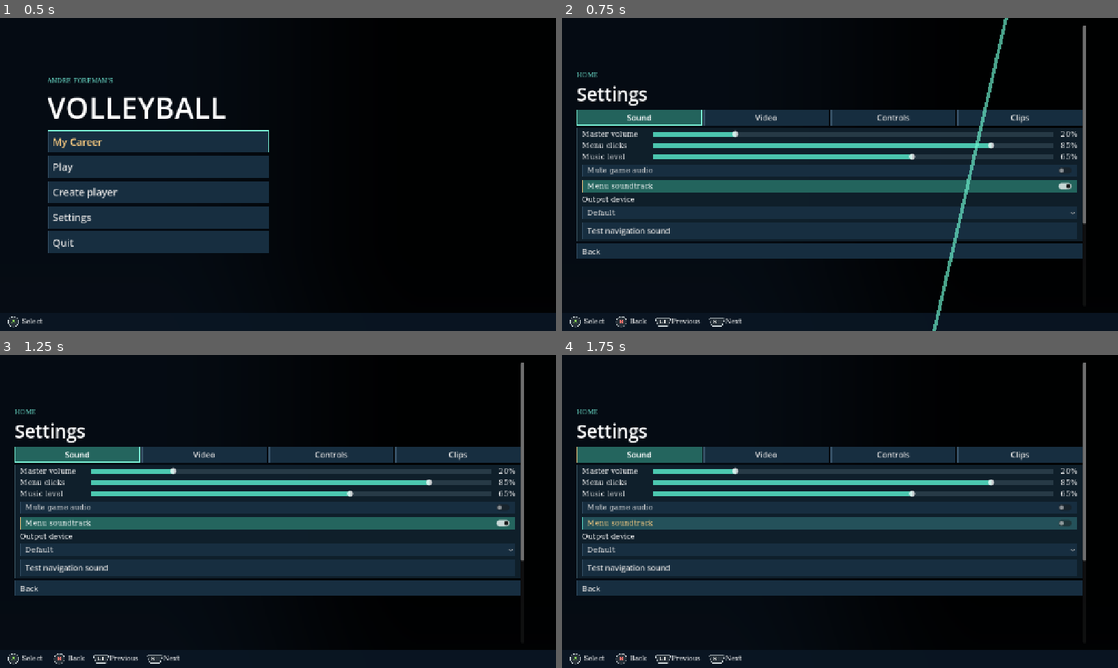
Above: before the commit, frames 1-4 (two rows, left to right).
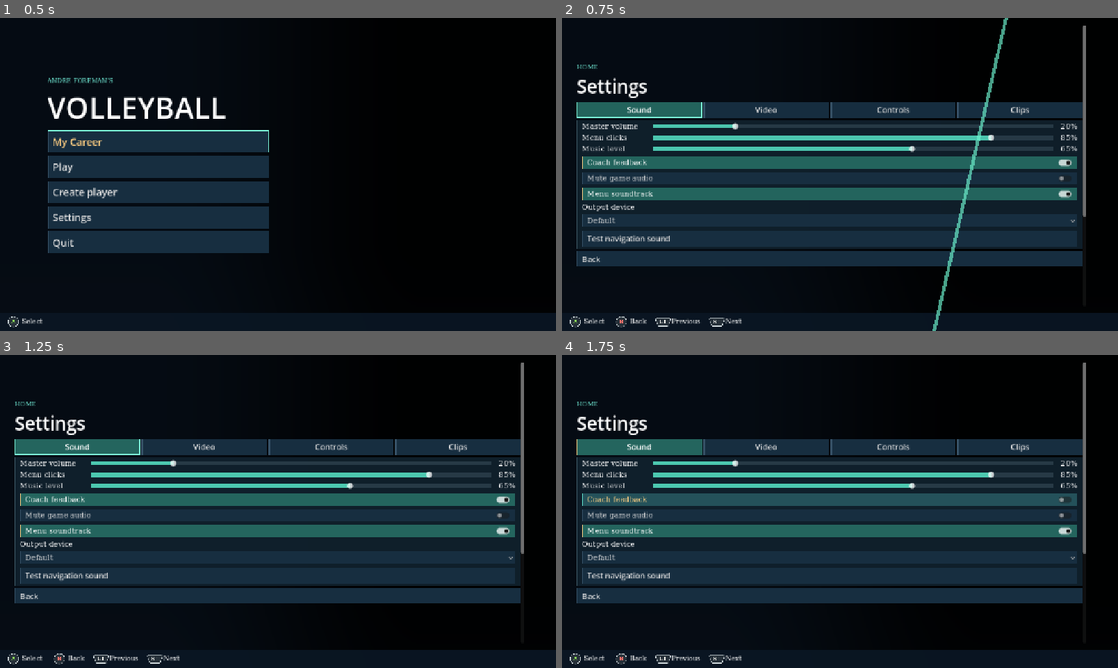
Above: after the commit, the same moments.

Repository: foreandr/volleyball
Game: Godot game, scene res://scenes/main.tscn
Same seed, same stepped clock (60 frames per second), same inputs: the game is played once before the commit and once after it. Sound files missing from this copy of the repository are replaced by a short silence.
Inputs:
- Up to frame 1 (0.5 s): no input
- Up to frame 2 (0.75 s): click "Settings" at 0.5 s
- Up to frame 3 (1.25 s): no input
- Up to frame 4 (1.75 s): click "Menu soundtrack" (after the commit: "Coach feedback") at 1.25 s

Frame 1 is identical in both runs. In frame 2, 21% of the frame differs, in the area x 2-95%, y 14-80%; in frame 3, 22%; in frame 4, 21%.

Commit message:
Fade into drills on hold and time pepper reception at the forearms

Diff:
--- a/scripts/career_opening.gd
+++ b/scripts/career_opening.gd
@@ -10,7 +10,9 @@
 var partner:Node3D
 const ROUTE := [Vector3(4.35,.04,-4.5),Vector3(4.35,.04,3.4),Vector3(-4.35,.04,3.4),Vector3(-4.35,.04,-4.5)]
 var leg:=0
-var queued:=false
+var enter_time:=0.
+var enter_meter:=ProgressBar.new()
+const COACH_SIDELINE:=Vector3(5.65,.04,4.)
 var runner_line:Array=[]
 var demo_outcomes:=preload("res://scripts/demo_outcomes.gd").new()
 var mistake_leg:=-1
@@ -66,6 +68,12 @@
 	line.add_theme_constant_override("outline_size",5)
 	captions.add_child(line)
 	captions.add_child(prompt)
+	captions.add_child(enter_meter)
+	enter_meter.custom_minimum_size=Vector2(92,5)
+	enter_meter.size_flags_horizontal=Control.SIZE_SHRINK_CENTER
+	enter_meter.show_percentage=false
+	enter_meter.max_value=1.
+	enter_meter.hide()
 	captions.hide()
 	add_child(film)
 	film.set_anchors_and_offsets_preset(Control.PRESET_FULL_RECT)
@@ -163,7 +171,7 @@
 			break
 	runner_line.erase(partner)
 	runner_line.erase(setter)
-	coach.position=Vector3(5.7,.04,.3)
+	coach.position=COACH_SIDELINE
 	plan_demo_runner()
 	partner.position=ROUTE[0]
 	partner.rotation.y=0.
@@ -177,13 +185,16 @@
 	world.add_child(marker)
 	for actor in watchers:
 		if not shuffle_steps.has(actor): shuffle_steps[actor]=preload("res://scripts/directional_footwork.gd").new(actor)
+	place_drill_captions()
+	run_prompt()
+
+func place_drill_captions() -> void:
 	captions.set_anchors_and_offsets_preset(Control.PRESET_CENTER_TOP)
 	captions.offset_left=-360
 	captions.offset_right=360
 	captions.offset_top=34
 	workout_label.horizontal_alignment=HORIZONTAL_ALIGNMENT_CENTER
 	prompt.alignment=BoxContainer.ALIGNMENT_CENTER
-	run_prompt()
 
 func run_prompt() -> void:
 	var segment:=leg%4
@@ -200,8 +211,8 @@
 
 func show_demo_prompt() -> void:
 	workout_label.hide()
-	prompt.visible=not queued
-	if not queued: training_prompt([[JOY_BUTTON_A,"Go next"]],"Enter to go next")
+	prompt.show()
+	training_prompt([[JOY_BUTTON_A,"Hold to enter the drill"]],"Hold Enter to enter the drill")
 
 func move_in_line(actor:Node3D,goal:Vector3,dt:float) -> bool:
 	var previous:=actor.position
@@ -292,14 +303,8 @@
 	runner_line.append(partner)
 	var tail_x:=3.3-(runner_line.size()-1)*1.05
 	exits[partner]=[Vector3(5.15,.04,partner.position.z),Vector3(5.15,.04,-6.6),Vector3(tail_x,.04,-6.6)]
-	if queued:
-		setter.position=ROUTE[0]
-		setter.rotation.y=0.
-		phase="footwork"
-		coach_motion.whistle_cue.signal_drill(coach)
-	else:
-		partner=runner_line.pop_front()
-		entering_lane=true
+	partner=runner_line.pop_front()
+	entering_lane=true
 	run_prompt()
 
 func reception_brief() -> void:
@@ -333,6 +338,10 @@
 	fade.tween_callback(curtain.hide)
 
 func pair_up() -> void:
+	place_drill_captions()
+	coach.position=COACH_SIDELINE
+	rings.participants=[setter]
+	rings.match_meter=pepper.meter
 	film.hide()
 	captions.show()
 	if marker.is_inside_tree(): marker.hide()
@@ -342,20 +351,62 @@
 	camera.fov=68.
 	camera.position=Vector3(0,5.8,-10.)
 	camera.look_at(Vector3(.7,1.,-.45))
-	training_prompt([[JOY_BUTTON_A,"Hold to receive"]],"Hold Space to receive")
+	training_prompt([[JOY_BUTTON_A,"Hold, then release at contact"]],"Hold Space, then release at contact")
 	pepper.demonstrating=CareerSession.progress()<5
 	pepper.configure(self,workout_label,CareerSession.progress())
 	if pepper.demonstrating:
 		phase="demo"
-		queued=false
 		show_demo_prompt()
 
 func finish_pepper() -> void:
 	phase="pepper_complete"
 	training_prompt([[JOY_BUTTON_A,"Continue"]],"Enter to continue")
 
+func enter_drill() -> void:
+	var was_footwork:=phase=="footwork_demo"
+	phase="handoff"
+	enter_time=0.
+	enter_meter.hide()
+	prompt.hide()
+	curtain.show()
+	curtain.z_index=20
+	curtain.modulate.a=0.
+	var fade:=create_tween()
+	fade.tween_property(curtain,"modulate:a",1.,.22)
+	fade.tween_callback(func():
+		speech_left=0.
+		if was_footwork:
+			partner.position=setter.position
+			runner_line.append(partner)
+			partner.play_action("idle",0.)
+			leg=0
+			entering_lane=false
+			setter.position=ROUTE[0]
+			setter.rotation.y=0.
+			corner_grace=CORNER_GRACE
+			phase="footwork"
+			run_prompt()
+		else:
+			pepper.start_human_turn()
+			phase="pepper"
+			workout_label.show()
+			prompt.show()
+			workout_label.text="%d / 5 passes"%pepper.score
+			training_prompt([[JOY_BUTTON_A,"Hold, then release at contact"]],"Hold Space, then release at contact")
+		coach_motion.whistle_cue.signal_drill(coach))
+	fade.tween_property(curtain,"modulate:a",0.,.28)
+	fade.tween_callback(curtain.hide)
+
+func receive_down() -> bool:
+	return Input.is_key_pressed(KEY_SPACE) or Input.is_key_pressed(KEY_ENTER) or (pad()>=0 and Input.is_joy_button_pressed(pad(),Xbox.physical(JOY_BUTTON_A)))
+
 func _process(delta:float) -> void:
 	elapsed+=delta
+	if phase in ["demo","footwork_demo"]:
+		enter_time=enter_time+delta if receive_down() else 0.
+		enter_meter.value=enter_time
+		enter_meter.visible=enter_time>0.
+		if enter_time>=1.: enter_drill()
 	update_speech(delta)
 	if phase!="montage":
 		for seat in seats_in_use: seat.update()
@@ -374,14 +425,6 @@
 	elif phase in ["pepper","demo"]:
 		GroundControls.face(coach,pepper.pairs[0].receiver.position-coach.position,delta,3.)
 		pepper.tick(delta)
-		if phase=="demo" and queued and pepper.pairs[0].age>=2.95:
-			pepper.start_human_turn()
-			phase="pepper"
-			workout_label.show()
-			prompt.show()
-			coach_motion.whistle_cue.signal_drill(coach)
-			workout_label.text="%d / 5 passes"%pepper.score
-			training_prompt([[JOY_BUTTON_A,"Hold to receive"]],"Hold Space to receive")
 	if coach and coach.has_meta("coach_face"):
 		var talking:=(phase=="welcome" and elapsed<8.) or phase=="gather" or (speaker==coach and speech_left>0.)
 		coach.get_meta("coach_face").set_shader_parameter("shout",(.24+.18*sin(elapsed*19.)) if talking else 0.)
@@ -391,16 +434,18 @@
 		training_prompt([[JOY_BUTTON_A,"Start practice"]],"Enter to start practice")
 
 func _input(event:InputEvent) -> void:
-	if phase in ["footwork_demo","demo"] and event.is_action_pressed("ui_accept"):
-		queued=true
-		show_demo_prompt()
-		get_viewport().set_input_as_handled()
-	elif event.is_action_pressed("ui_accept") and phase=="ready":
+	if event.is_action_pressed("ui_accept") and phase=="ready":
 		get_viewport().set_input_as_handled()
 		if CareerSession.checkpoint("footwork",0): begin_run()
-	elif phase=="pepper" and (event.is_action_pressed("ui_accept") or event.is_action_released("ui_accept")):
-		pepper.button(event.is_action_pressed("ui_accept"))
-		get_viewport().set_input_as_handled()
-	elif (phase=="pepper_complete" and event.is_action_pressed("ui_accept")) or (phase in ["footwork","pepper","pepper_complete"] and event.is_action_pressed("ui_cancel")):
+	elif phase=="pepper":
+		if event is InputEventJoypadButton and event.button_index==Xbox.physical(JOY_BUTTON_A):
+			pepper.button(event.pressed)
+			get_viewport().set_input_as_handled()
+			return
+		if event is InputEventKey and event.keycode in [KEY_SPACE,KEY_ENTER] and not event.echo:
+			pepper.button(event.pressed)
+			get_viewport().set_input_as_handled()
+			return
+	if (phase=="pepper_complete" and event.is_action_pressed("ui_accept")) or (phase in ["footwork","pepper","pepper_complete"] and event.is_action_pressed("ui_cancel")):
 		get_viewport().set_input_as_handled()
 		MenuPresentation.load_scene("res://scenes/story.tscn")
--- a/scripts/indoor_practice.gd
+++ b/scripts/indoor_practice.gd
@@ -1856,7 +1856,7 @@
 	shape_catch_hands()
 	begin("set_contact")
 
-var bubble := PanelContainer.new()
+var bubble := Panel.new()
 var words := Label.new()
 var speaker: Node3D
 var speech_left := 0.0
@@ -1867,6 +1867,7 @@
 var gesture_keys:Dictionary={}
 
 func coach_react(event:String) -> void:
+	if not StorySession.game_options.get_value("presentation","coach_feedback",true): return
 	if speech_left>0. and speaker!=coach: return
 	if randf()>.75: return
 	var quip:=preload("res://scripts/coach_reactions.gd").line(event)
@@ -1909,9 +1910,14 @@
 func say(actor: Node3D, speech: String, seconds: float) -> void:
 	speaker = actor
 	words.text = speech
-	words.custom_minimum_size.x=clampf(words.get_theme_font("font").get_string_size(speech,HORIZONTAL_ALIGNMENT_LEFT,-1,words.get_theme_font_size("font_size")).x+6.,28.,260.)
+	var font:=words.get_theme_font("font")
+	var width:=clampf(ceilf(font.get_string_size(speech,HORIZONTAL_ALIGNMENT_LEFT,-1,14).x)+2.,18.,minf(235.,size.x*.36))
+	var height:=ceilf(font.get_multiline_string_size(speech,HORIZONTAL_ALIGNMENT_LEFT,width,14).y)+4.
+	words.position=Vector2(8,4)
+	words.size=Vector2(width,height)
+	bubble.size=Vector2(width+16.,height+8.)
+	bubble.clip_contents=false
 	speech_left = seconds
-	bubble.reset_size()
 	update_speech(0)
 
 func update_speech(delta: float) -> void:
@@ -1958,7 +1964,7 @@
 	style.content_margin_left = 12
 	style.content_margin_right = 12
 	bubble.add_theme_stylebox_override("panel",style)
-	words.custom_minimum_size.x = 260
+	words.add_theme_font_size_override("font_size",14)
 	words.autowrap_mode = TextServer.AUTOWRAP_WORD_SMART
 	words.horizontal_alignment = HORIZONTAL_ALIGNMENT_CENTER
 	words.add_theme_color_override("font_color",Color("172b39"))
--- a/scripts/menu_presentation.gd
+++ b/scripts/menu_presentation.gd
@@ -151,6 +151,13 @@
 		music.stop()
 
 func audio_options(host: Container) -> void:
+	var feedback:=CheckButton.new()
+	feedback.text="Coach feedback"
+	feedback.button_pressed=StorySession.game_options.get_value("presentation","coach_feedback",true)
+	feedback.toggled.connect(func(enabled):
+		StorySession.game_options.set_value("presentation","coach_feedback",enabled)
+		StorySession.save_options())
+	host.add_child(feedback)
 	var mute := CheckButton.new()
 	mute.text="Mute game audio"
 	mute.button_pressed=AudioServer.is_bus_mute(0)
--- a/scripts/pepper_tutorial.gd
+++ b/scripts/pepper_tutorial.gd
@@ -4,7 +4,11 @@
 const CENTERS := [Vector3(1.6,.04,-2.9),Vector3(-1.6,.04,1.1),Vector3(-1.6,.04,6.9),Vector3(1.6,.04,10.9)]
 const FEED := .72
 const ARRIVAL := 1.82
-const RESET := 3.25
+const RESET := 3.75
+const Physics=preload("res://scripts/gym_physics.gd")
+const Map=preload("res://scripts/mapped_reception.gd")
+var released:Dictionary={}
+var touched_at:=-INF
 const CONTACT_POSE := .60
 var pairs:Array[Dictionary]=[]
 var game
@@ -34,6 +38,11 @@
 		feeder.position=Vector3(0,.04,CENTERS[i].z)+direction*4.25
 		receiver.rotation.y=atan2(direction.x,direction.z)
 		feeder.rotation.y=receiver.rotation.y+PI
+		# The coach toss is authored from the relaxed standing idle.
+		feeder.play_action("base/Idle",0.)
+		feeder.animator.advance(.18)
+		var author:RefCounted=feeder.get_pose_author()
+		for id in feeder.skeleton.get_bone_count(): author.baseline[id]=feeder.skeleton.get_bone_pose(id)
 		var orb:MeshInstance3D=host.ball if i==0 else MeshInstance3D.new()
 		if i!=0:
 			orb.mesh=host.ball.mesh
@@ -46,7 +55,7 @@
 		receiver.play_action("idle",0.)
 		receiver.animator.advance(0.)
 		var outcomes:=preload("res://scripts/demo_outcomes.gd").new()
-		pairs.append({"outcomes":outcomes,"cpu_misses":outcomes.next_misses(),"receiver":receiver,"feeder":feeder,"ball":orb,"age":-i*.21,"caught":false,"platform":platform,"flying":false,"hit":false,"swing":false,"origin":hands(feeder)})
+		pairs.append({"rise":randf_range(2.35,3.05),"outcomes":outcomes,"cpu_misses":outcomes.next_misses(),"receiver":receiver,"feeder":feeder,"ball":orb,"age":-i*.21,"caught":false,"platform":platform,"flying":false,"hit":false,"swing":false,"origin":hands(feeder)})
 	athletes[8].position=Vector3(-5.3,.04,2.)
 	feedback.text="%d / 5 passes"%score
 	if score==5: complete()
@@ -75,7 +84,21 @@
 	var physics=preload("res://scripts/gym_physics.gd")
 	return (physics.joint(actor,"hand_l")+physics.joint(actor,"hand_r"))*.5+Vector3.UP*.075
 
+func release_state() -> Dictionary:
+	var pair:=pairs[0]
+	var axis:Vector3=(pair.platform-pair.origin).slide(Vector3.UP).normalized()
+	var speed:=maxf(1.,absf((pair.platform-pair.origin).dot(axis))/(ARRIVAL-FEED))
+	return Map.release_grade(pair.ball.position.dot(axis),Physics.joint(pair.receiver,"Head").dot(axis)-.09,pair.platform.dot(axis),speed,pair.age-touched_at<=.095)
+
+func meter() -> Dictionary:
+	if finished or demonstrating or pairs.is_empty() or (not holding and released.is_empty()): return {}
+	var state:=release_state() if released.is_empty() else released
+	return {"value":state.value,"perfect":Vector2(.33,.67),"contact":Vector2(.08,.90),"released":not released.is_empty()}
+
 func button(down:bool) -> void:
+	if finished or demonstrating: return
+	if not down and holding and not needs_release and not pairs[0].caught and released.is_empty(): released=release_state()
+
 	if not down: needs_release=false
 	if down and not holding: pressed_at=pairs[0].age
 	holding=down
@@ -89,22 +112,38 @@
 		var orb:MeshInstance3D=pair.ball
 		var receiver:Node3D=pair.receiver
 		var feeder:Node3D=pair.feeder
-		var active:bool=not pair.cpu_misses if demonstrating or i!=0 else holding and not needs_release
+		var human:=i==0 and not demonstrating
+		var previous:=orb.position
+		var active:bool=not pair.cpu_misses if demonstrating or i!=0 else (holding or not released.is_empty()) and not needs_release
 		if t<FEED:
-			pair.origin=game.coach_motion.toss(feeder,clampf(t/FEED,0.,1.))
+			pair.origin=game.coach_motion.toss(feeder,clampf((t-FEED+.30)/.30,0.,1.))
 			orb.position=pair.origin
 		else:
 			if not pair.flying:
 				pair.flying=true
-				feeder.play_action("idle",.2)
-			feeder.animator.advance(delta)
-			if t<ARRIVAL:
-				orb.position=game.arc(pair.origin,pair.platform,(t-FEED)/(ARRIVAL-FEED),1.05)
+				pair.origin=game.coach_motion.toss(feeder,1.)
+			if t<FEED+.16: game.coach_motion.toss(feeder,1.)
+			elif t<ARRIVAL:
+				feeder.play_action("base/Idle",.18)
+				feeder.animator.advance(delta)
+			if not pair.caught:
+				var u:float=(t-FEED)/(ARRIVAL-FEED)
+				orb.position=pair.origin.lerp(pair.platform,u)+Vector3.UP*4.*1.4*u*(1.-u)
 			if active and not pair.swing and t>=ARRIVAL-CONTACT_POSE and not pair.caught:
 				receiver.play_action("forearm",.08)
 				pair.swing=true
 			if pair.swing and not pair.caught: receiver.animator.seek(clampf(CONTACT_POSE+t-ARRIVAL,0.,CONTACT_POSE),true)
-			if t>=ARRIVAL and not pair.caught:
+			if human and active and not pair.caught:
+				for side in ["l","r"]:
+					var wrist:=Physics.joint(receiver,"hand_"+side)
+					var elbow:=Physics.joint(receiver,"lowerarm_"+side)
+					var nearest:=Geometry3D.get_closest_points_between_segments(previous,orb.position,wrist,elbow)
+					if nearest[0].distance_to(nearest[1])<=Physics.BALL_RADIUS+.055: touched_at=t
+			var human_hit:=human and not released.is_empty() and bool(released.playable) and t-touched_at<=.095
+			if not pair.caught and (human_hit or t>=ARRIVAL+(.14 if human else 0.)):
+				if human: active=human_hit
+				pair.contact_age=t
+				pair.contact_point=orb.position
 				pair.caught=true
 				pair.hit=active
 				if i==0 and demonstrating: game.coach_react("praise" if active else "miss")
@@ -112,19 +151,23 @@
 					game.coach_react("praise" if active else "miss")
 					if active:
 						score+=1
-						var offset:=roundi((pressed_at-(ARRIVAL-CONTACT_POSE))*1000.)
-						var grade:="On time" if absi(offset)<=85 else ("%d ms early"%(-offset) if offset<0 else "%d ms late"%offset)
+						var grade:String=released.grade
 						feedback.text="%d / 5 passes   ·   %s"%[score,grade]
 						CareerSession.checkpoint("pepper",score)
 					else: feedback.text="%d / 5 passes   ·   Missed"%score
 			if pair.caught:
-				var u:=clampf((t-ARRIVAL)/1.04,0.,1.)
+				var u:=clampf((t-float(pair.contact_age))/sqrt(8.*float(pair.rise)/9.81),0.,1.)
 				if pair.hit:
-					orb.position=game.arc(pair.platform,hands(feeder),u,.98)
+					var catch_at:Vector3=game.coach_motion.toss(feeder,0.)
+					orb.position=game.arc(pair.contact_point,catch_at,u,pair.rise)
 				else:
-					orb.position=pair.platform.lerp(receiver.position+receiver.basis.z*-.42+Vector3.UP*.105,minf(1.,u*2.))
+					orb.position=pair.contact_point.lerp(receiver.position+receiver.basis.z*-.42+Vector3.UP*.105,minf(1.,u*2.))
 		receiver.animator.advance(delta)
 		if t>=RESET:
+			pair.rise=randf_range(2.35,3.05)
+			if human:
+				released.clear()
+				touched_at=-INF
 			if demonstrating or i!=0: pair.cpu_misses=pair.outcomes.next_misses()
 			if i==0 and score>=5:
 				complete()
Not shown, changed: GAME_DESIGN.md
